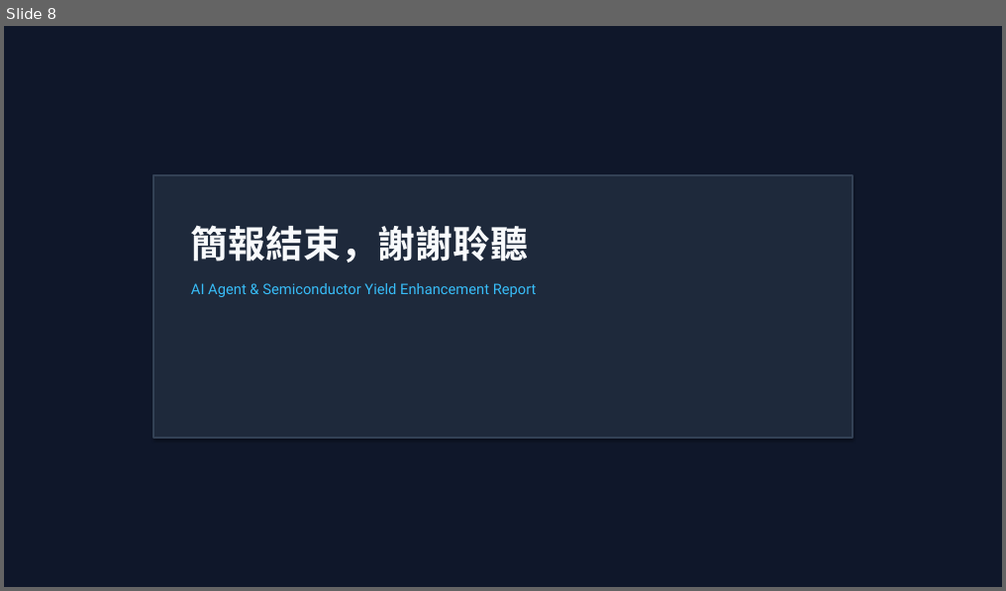
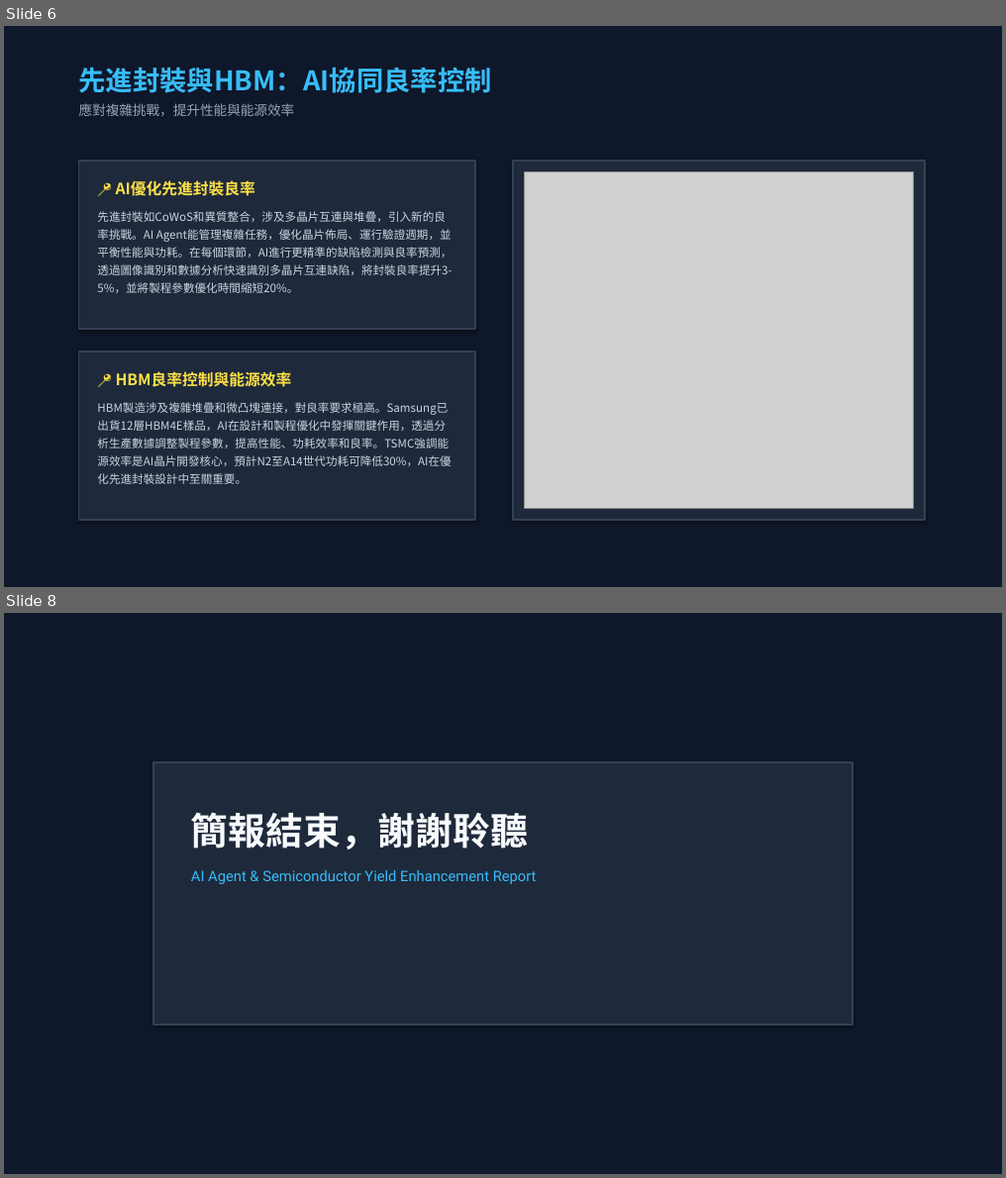
Before and after one commit to HJHuang1-lab/semiconductor-AI_report, a slide deck: AI_Agent_Semiconductor_Yield_Report.pptx. Shown one above the other, each under a label of ours: slide 8 before the commit, slides 6 and 8 after it; the slides between them are not shown. The pictures are 1006x591 and 1006x1178 pixels, drawn with LibreOffice and Linux fonts; fonts in the diff are those of the drawing; grey boxes stand for pictures. Boxes give left, top, right and bottom in pixels: in the first picture for what was removed or moved away, otherwise in the second. Text is boxed around its words. In the diff, an @@ line names an element or a change of style, - is before the commit and + after.

```diff
--- a/AI_Agent_Semiconductor_Yield_Report.pptx
+++ b/AI_Agent_Semiconductor_Yield_Report.pptx
@@ slide 6 added at [4,26,1002,587], background #FFFFFF @@
@@ rectangle added at [4,26,1002,587], fill #0F172A, outline #0F172A 0.75 pt @@
@@ text added at [79,67,492,116], 26 pt, text #38BDF8, bold @@
+先進封裝與HBM：AI協同良率控制
+應對複雜挑戰，提升性能與能源效率
@@ rectangle added at [79,161,475,329], fill #1E293B, outline #334155 1.5 pt @@
@@ rectangle added at [513,161,925,520], fill #1E293B, outline #334155 1.5 pt @@
@@ picture added at [525,172,914,509] @@
@@ text added at [97,211,451,293], 11 pt, text #CBD5E1 @@
+📍 AI優化先進封裝良率
+先進封裝如CoWoS和異質整合，涉及多晶片互連與堆疊，引入新的良率挑戰。AI Agent能管理複雜任務，優化晶片佈局、運行驗證週期，並平衡性能與功耗。在每個環節，AI進行更精準的缺陷檢測與良率預測，透過圖像識別和數據分析快速識別多晶片互連缺陷，將封裝良率提升3-5%，並將製程參數優化時間縮短20%。
@@ rectangle added at [79,352,475,520], fill #1E293B, outline #334155 1.5 pt @@
@@ text added at [97,402,450,484], 11 pt, text #CBD5E1 @@
+📍 HBM良率控制與能源效率
+HBM製造涉及複雜堆疊和微凸塊連接，對良率要求極高。Samsung已出貨12層HBM4E樣品，AI在設計和製程優化中發揮關鍵作用，透過分析生產數據調整製程參數，提高性能、功耗效率和良率。TSMC強調能源效率是AI晶片開發核心，預計N2至A14世代功耗可降低30%，AI在優化先進封裝設計中至關重要。
```
Also in this commit, not shown: 3 slides changed, 3 other slides added, 4 slides removed, 5 other files.
